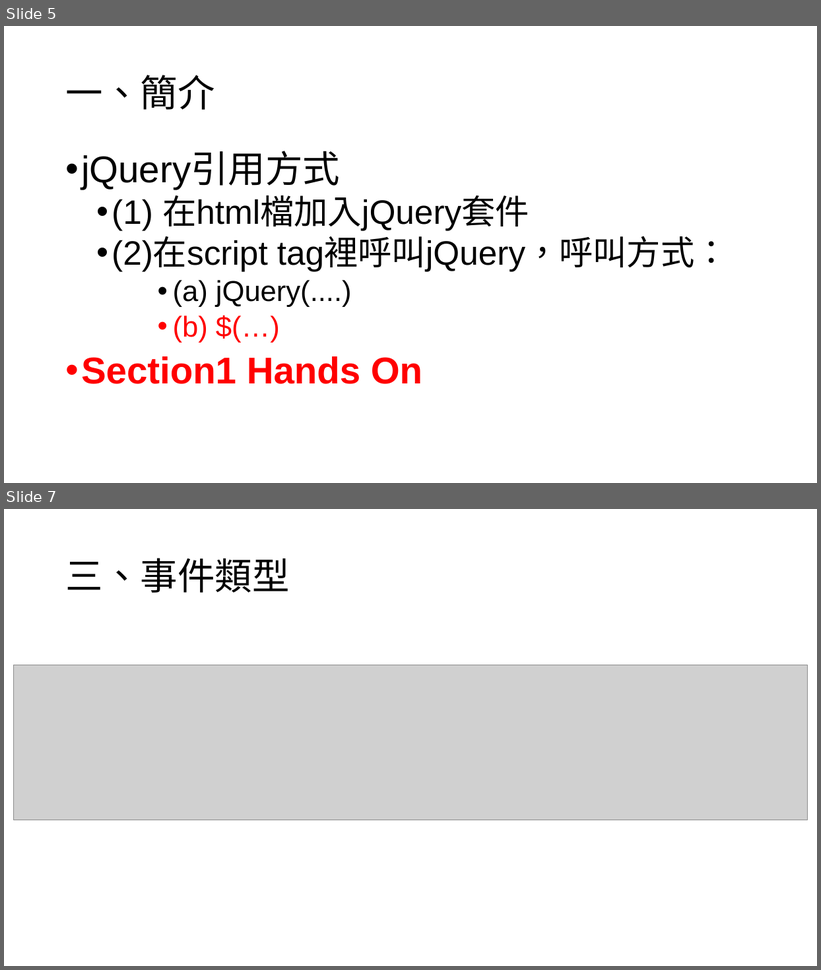
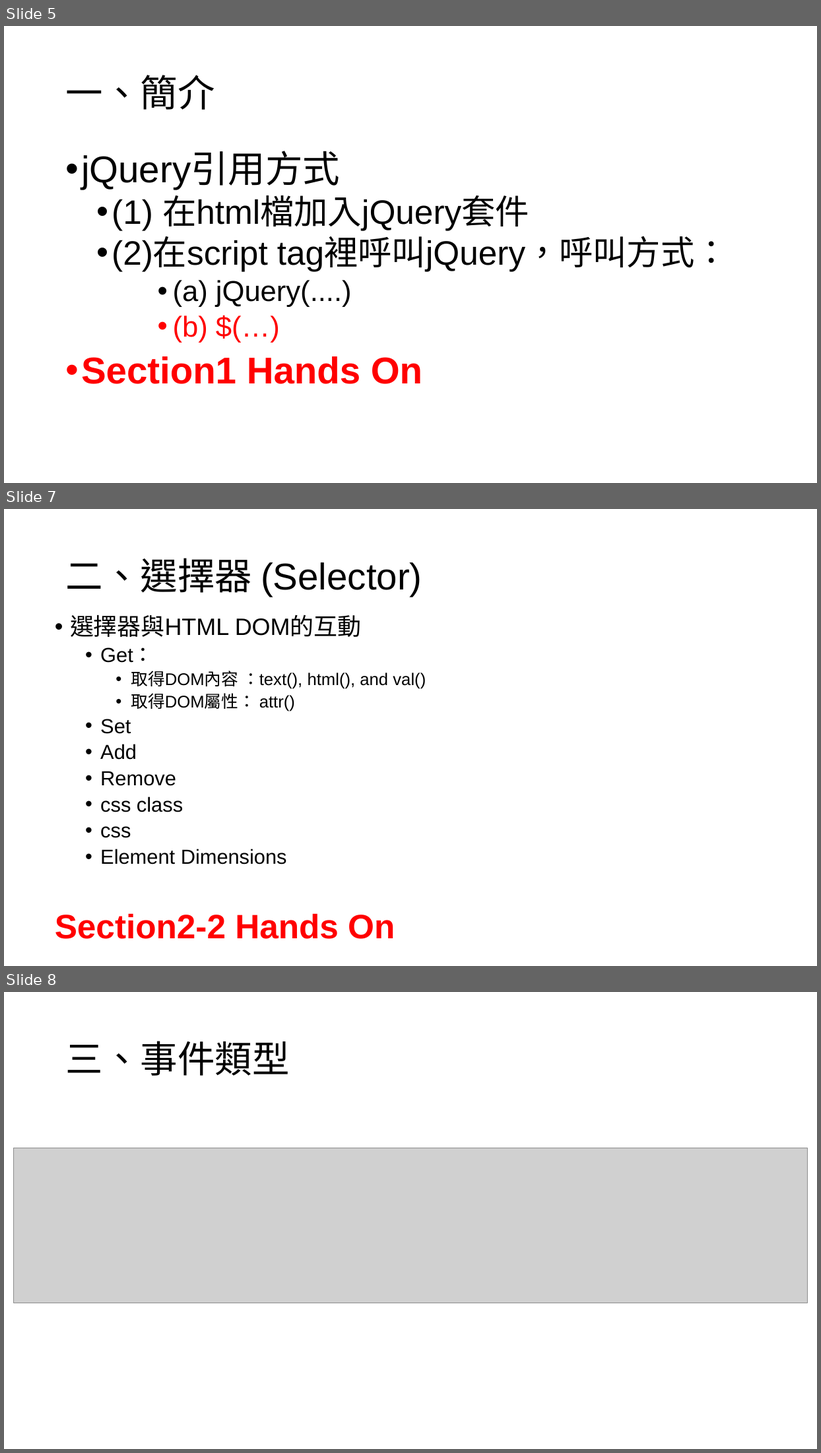
Before and after one commit to Benknightdark/jquerytutorial, a slide deck: jquerytutorial.pptx. Shown one above the other, each under a label of ours: slides 5 and 7 before the commit, slides 5, 7 and 8 after it; the slides between them are not shown. The pictures are 821x970 and 821x1453 pixels, drawn with LibreOffice and Linux fonts; fonts in the diff are those of the drawing; grey boxes stand for pictures. Boxes give left, top, right and bottom in pixels: in the first picture for what was removed or moved away, otherwise in the second. Text is boxed around its words. In the diff, an @@ line names an element or a change of style, - is before the commit and + after.

```diff
--- a/jquerytutorial.pptx
+++ b/jquerytutorial.pptx
@@ slide 7 added at <box>4,509,817,966</box>, background #FFFFFF @@
@@ title added at <box>66,558,422,596</box>, 44 pt, text #000000 @@
+二、選擇器 (Selector)
@@ text added at <box>70,615,426,865</box>, 24 pt, text #000000 @@
+• 選擇器與HTML DOM的互動
+  • Get：
+    • 取得DOM內容 ：text(), html(), and val()
+    • 取得DOM屬性： attr()
+  • Set
+  • Add
+  • Remove
+  • css class
+  • css
+  • Element Dimensions
@@ text added at <box>55,914,395,939</box>, 40 pt, text #FF0000, bold @@
+Section2-2 Hands On
@@ what was slide 7 is now slide 8 @@
```
Also in this commit, not shown: 1 slide changed, 1 other file.
